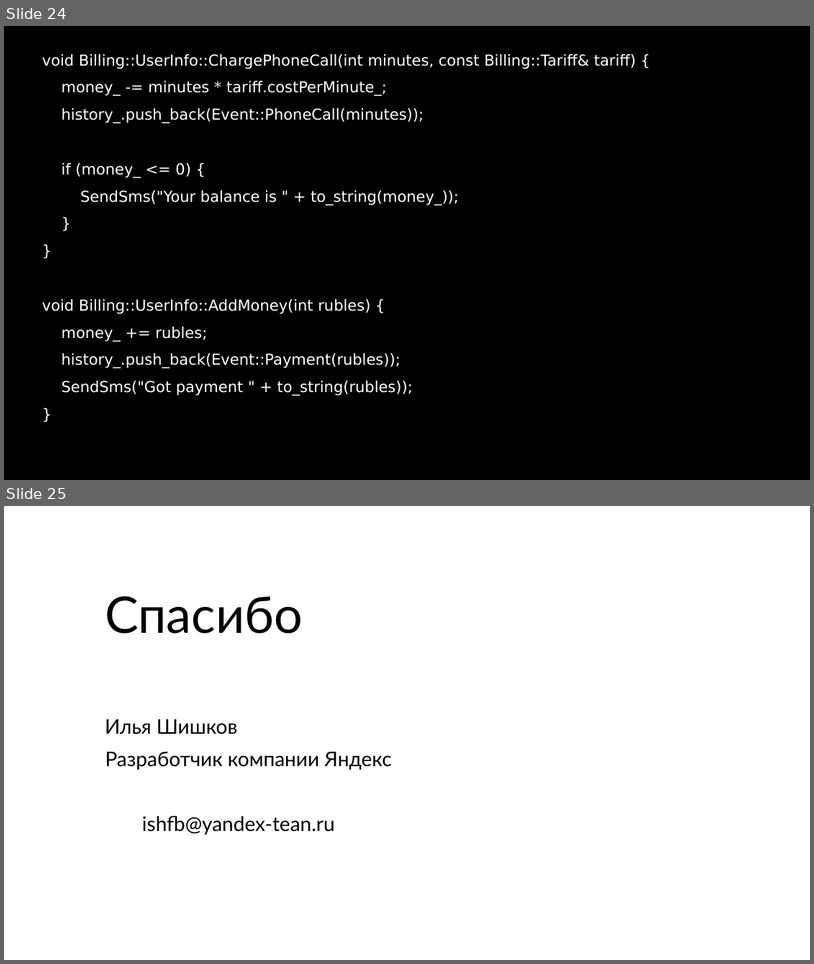
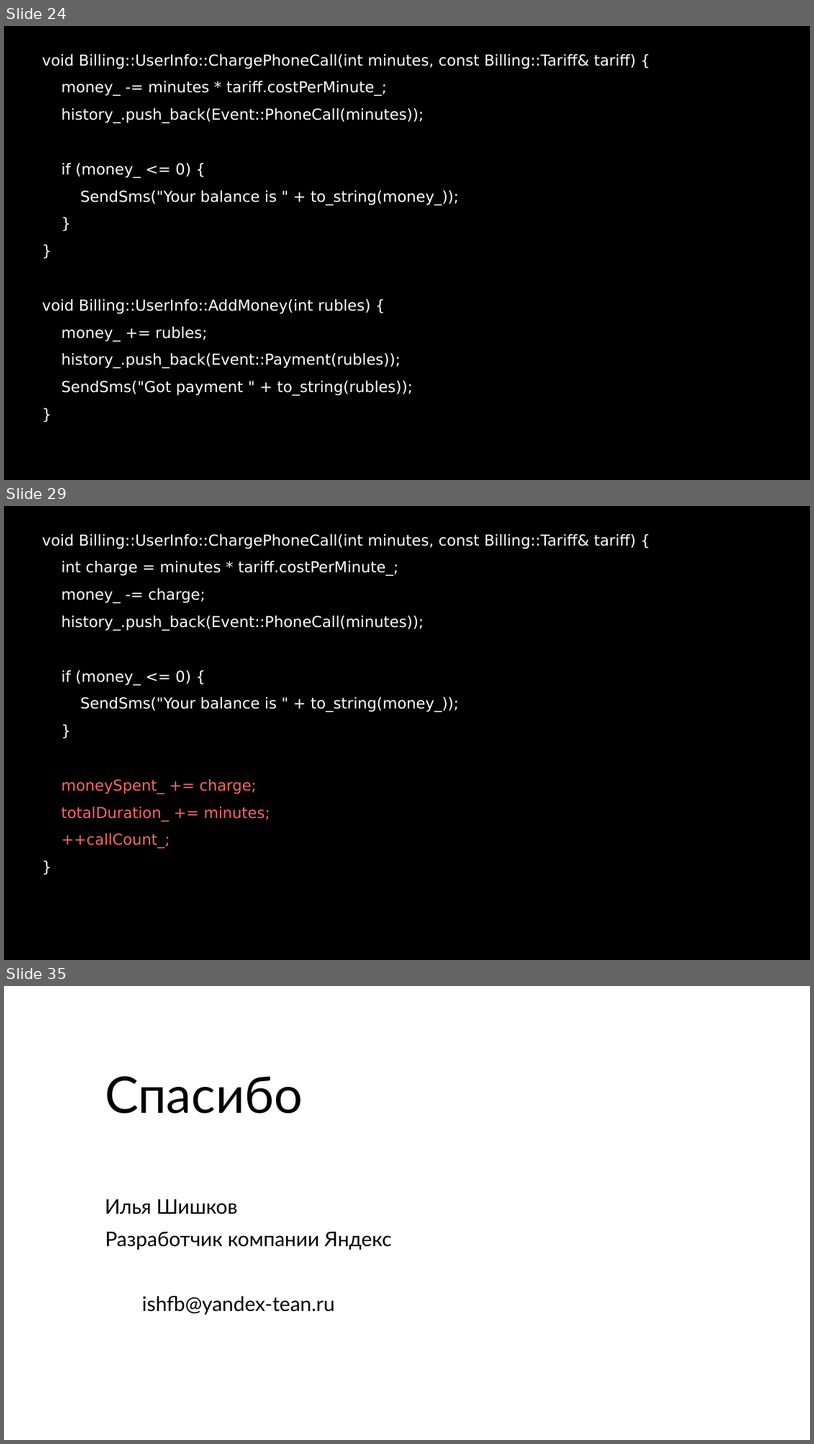
Before and after one commit to ishfb/cpprus17, a slide deck: slides.pptx. Shown one above the other, each under a label of ours: slides 24 and 25 before the commit, slides 24, 29 and 35 after it; the slides between them are not shown. The pictures are 814x964 and 814x1444 pixels, drawn with LibreOffice and Linux fonts; fonts in the diff are those of the drawing; background and template pictures are left out. Boxes give left, top, right and bottom in pixels: in the first picture for what was removed or moved away, otherwise in the second. Text is boxed around its words. In the diff, an @@ line names an element or a change of style, - is before the commit and + after.

```diff
--- a/slides.pptx
+++ b/slides.pptx
@@ slide 29 added at <box>4,506,810,960</box>, background #FFFFFF @@
@@ text added at <box>4,506,810,960</box>, fill #000000, 36 pt, text #FFFFFF @@
+void Billing::UserInfo::ChargePhoneCall(int minutes, const Billing::Tariff& tariff) {
+int charge = minutes * tariff.costPerMinute_;
+money_ -= charge;
+history_.push_back(Event::PhoneCall(minutes));
+if (money_ <= 0) {
+SendSms("Your balance is " + to_string(money_));
+}
+moneySpent_ += charge;
+totalDuration_ += minutes;
+++callCount_;
+}
@@ what was slide 25 is now slide 35 @@
```
Also in this commit, not shown: 9 other slides added, 2 other files.
